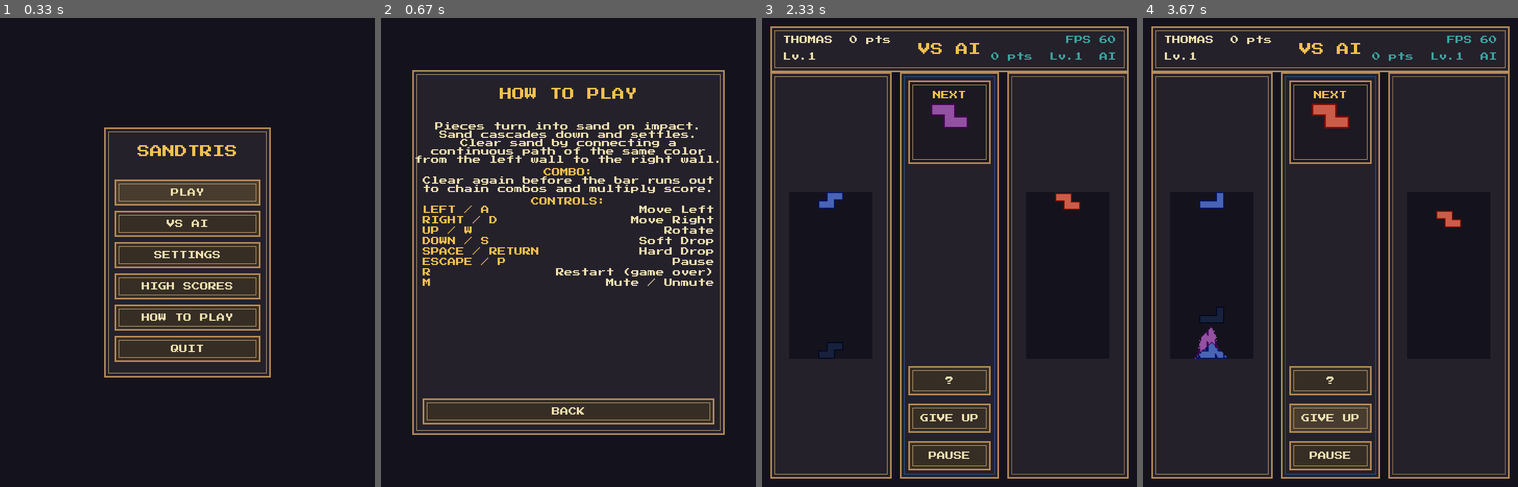
Above: before the commit, frames 1-4 (left to right).
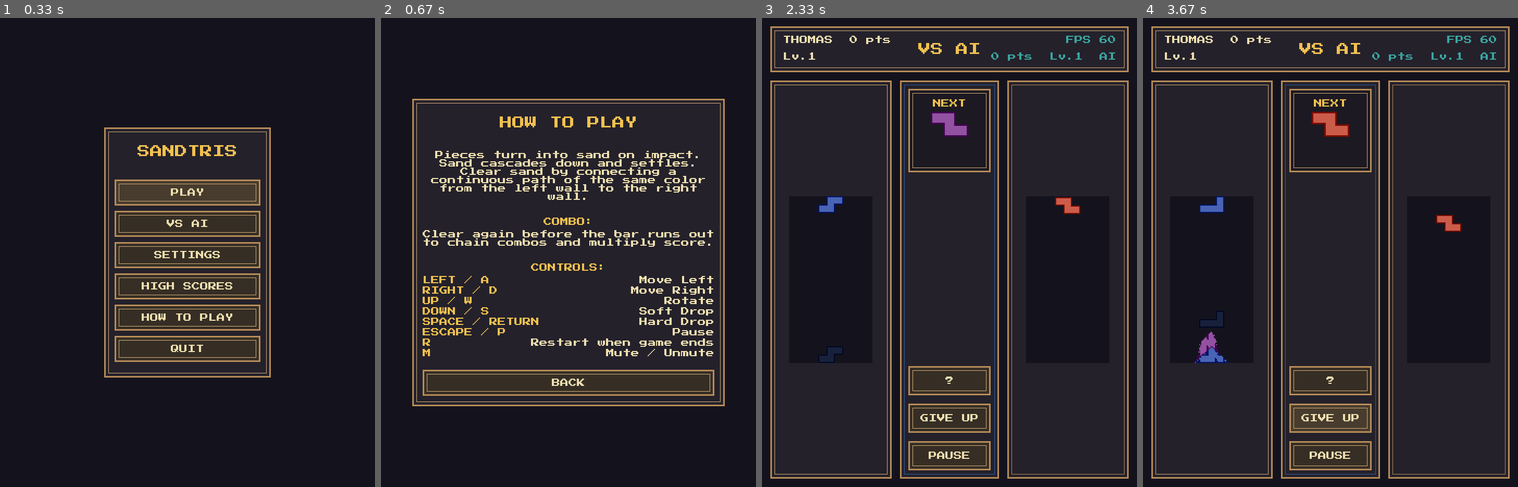
Above: after the commit, the same moments.

Repository: Drewienko/sandtris
Game: pygame game, started from main.py
Two runs of this game, one before a commit and one after it. Both use one fixed random seed, a clock stepped at 60 frames per second and the inputs below.
Inputs (mouse positions are in pixels of both pictures, inside the frame that each line leads up to):
- Up to frame 1 (0.33 s): no input
- Up to frame 2 (0.67 s): click "HOW TO PLAY" at 0.38 s
- Up to frame 3 (2.33 s): hold M 0.67-1.13 s; hold Up 0.67-1.13 s; click (1069, 238) at 1.27 s; click "BACK" at 1.6 s; click "VS AI" at 2.15 s
- Up to frame 4 (3.67 s): tap Enter at 2.43 s; hold M 2.77-3.23 s; hold Up 2.77-3.23 s; tap Space at 3.32 s

Frame 1 is identical in both runs. In frame 2, 14% of the frame differs, in the area x 8-92%, y 11-89%; in frame 3, 2.0%; in frame 4, 2.3%.

Commit message:
fix: float equality checks, np.where → np.nonzero, HTP layout, VS grid gap

Diff:
--- a/sandtris/ai/env.py
+++ b/sandtris/ai/env.py
@@ -47,7 +47,7 @@
             tuple[np.ndarray, int], label(mask, structure=_CONNECTIVITY)
         )
         for lbl in range(1, n + 1):
-            cols = np.where((labeled == lbl).any(axis=0))[0]
+            cols = np.nonzero((labeled == lbl).any(axis=0))[0]
             if len(cols) >= 2:
                 spans[color - 1] = max(
                     spans[color - 1], (cols[-1] - cols[0]) / (w - 1)
@@ -80,12 +80,12 @@
         )
         top_lbl, top_row = 0, data.shape[0]
         for lbl in range(1, n + 1):
-            rows = np.where((labeled == lbl).any(axis=1))[0]
+            rows = np.nonzero((labeled == lbl).any(axis=1))[0]
             if len(rows) and rows[0] < top_row:
                 top_row = rows[0]
                 top_lbl = lbl
         if top_lbl:
-            cols = np.where((labeled == top_lbl).any(axis=0))[0]
+            cols = np.nonzero((labeled == top_lbl).any(axis=0))[0]
             if len(cols) >= 2:
                 best = max(best, (cols[-1] - cols[0]) / (w - 1))
     return best
--- a/sandtris/core/config.py
+++ b/sandtris/core/config.py
@@ -17,6 +17,8 @@
     key_down: tuple[int, ...] = (pygame.K_DOWN, pygame.K_s)
     key_drop: tuple[int, ...] = (pygame.K_SPACE, pygame.K_RETURN)
     key_pause: tuple[int, ...] = (pygame.K_ESCAPE, pygame.K_p)
+    key_restart: tuple[int, ...] = (pygame.K_r,)
+    key_mute: tuple[int, ...] = (pygame.K_m,)
     width: int = field(init=False)
     height: int = field(init=False)
 
--- a/sandtris/core/engine.py
+++ b/sandtris/core/engine.py
@@ -143,12 +143,12 @@
 
         if self.flash_timer_ms > 0:
             self.flash_timer_ms = max(0.0, self.flash_timer_ms - dt_ms)
-            if self.flash_timer_ms == 0.0:
+            if self.flash_timer_ms <= 0.0:
                 self.flash_cells = []
 
         if self.combo_timer_ms > 0:
             self.combo_timer_ms = max(0.0, self.combo_timer_ms - dt_ms)
-            if self.combo_timer_ms == 0.0:
+            if self.combo_timer_ms <= 0.0:
                 self.combo = 1
 
         cleared_pixels, connections = self.grid.check_line_clears()
--- a/sandtris/core/grid.py
+++ b/sandtris/core/grid.py
@@ -52,7 +52,7 @@
                 can_move = remaining & gate & in_bounds & (below[nx_safe] == 0)
                 if not can_move.any():
                     continue
-                srcs = np.where(can_move)[0]
+                srcs = np.nonzero(can_move)[0]
                 tgts = nx_safe[srcs]
                 _, first = np.unique(tgts, return_index=True)
                 srcs, tgts = srcs[first], tgts[first]
--- a/sandtris/core/pieces.py
+++ b/sandtris/core/pieces.py
@@ -71,7 +71,7 @@
         self._update_cell_coords()
 
     def _update_cell_coords(self) -> None:
-        self._cell_rows, self._cell_cols = np.where(self.shape != 0)
+        self._cell_rows, self._cell_cols = np.nonzero(self.shape != 0)
 
     def rotate(self, times: int = 1) -> None:
         self.shape = np.rot90(self.shape, k=-times)
--- a/sandtris/render/how_to_play_screen.py
+++ b/sandtris/render/how_to_play_screen.py
@@ -7,6 +7,23 @@
     UIDimensions,
     draw_panel,
 )
+
+
+def _wrap(font: pygame.font.Font, text: str, max_width: int) -> list[str]:
+    words = text.split()
+    lines: list[str] = []
+    current: list[str] = []
+    for word in words:
+        candidate = " ".join(current + [word])
+        if font.size(candidate)[0] <= max_width:
+            current.append(word)
+        else:
+            if current:
+                lines.append(" ".join(current))
+            current = [word]
+    if current:
+        lines.append(" ".join(current))
+    return lines or [""]
 
 
 class HowToPlayScreen:
@@ -23,15 +40,82 @@
         self.dims = dims or UIDimensions()
         self.back_button = PixelButton("BACK")
 
-    def get_layout(self, surface_rect: pygame.Rect) -> dict[str, pygame.Rect]:
+    def _build_items(
+        self, config: GameConfig, max_text_width: int, line_h: int
+    ) -> tuple[list[tuple], int]:
+        """Return (items, total_content_height). Items are render descriptors."""
+        items: list[tuple] = []
+        h = 0
+
+        for raw in [
+            "Pieces turn into sand on impact.",
+            "Sand cascades down and settles.",
+            "Clear sand by connecting a continuous path of the same color"
+            " from the left wall to the right wall.",
+        ]:
+            for line in _wrap(self.body_font, raw, max_text_width):
+                items.append(("center", line, self.theme.body_text))
+                h += line_h
+
+        items.append(("gap", line_h * 2))
+        h += line_h * 2
+
+        items.append(("center", "COMBO:", self.theme.title_text))
+        h += line_h
+        items.append(("gap", line_h // 2))
+        h += line_h // 2
+
+        for line in _wrap(
+            self.body_font,
+            "Clear again before the bar runs out"
+            " to chain combos and multiply score.",
+            max_text_width,
+        ):
+            items.append(("center", line, self.theme.body_text))
+            h += line_h
+
+        items.append(("gap", line_h * 2))
+        h += line_h * 2
+
+        items.append(("center", "CONTROLS:", self.theme.title_text))
+        h += line_h
+        items.append(("gap", line_h // 2))
+        h += line_h // 2
+
+        controls = [
+            (config.key_left, "Move Left"),
+            (config.key_right, "Move Right"),
+            (config.key_up, "Rotate"),
+            (config.key_down, "Soft Drop"),
+            (config.key_drop, "Hard Drop"),
+            (config.key_pause, "Pause"),
+            (config.key_restart, "Restart when game ends"),
+            (config.key_mute, "Mute / Unmute"),
+        ]
+        for keys, action in controls:
+            keys_str = " / ".join(pygame.key.name(k).upper() for k in keys)
+            items.append(("control", keys_str, action))
+            h += line_h + line_h // 4
+
+        return items, h
+
+    def get_layout(
+        self, surface_rect: pygame.Rect, config: GameConfig
+    ) -> dict[str, pygame.Rect]:
+        margin = self.dims.modal_button_margin
+        btn_h = self.dims.modal_button_height
         panel_width = min(600, surface_rect.width - 40)
-        panel_height = min(700, surface_rect.height - 40)
+        line_h = self.body_font.get_linesize()
+
+        _, content_h = self._build_items(config, panel_width - margin * 2, line_h)
+
+        panel_height = min(
+            100 + content_h + btn_h + margin * 2,
+            surface_rect.height - 40,
+        )
 
         panel = pygame.Rect(0, 0, panel_width, panel_height)
         panel.center = surface_rect.center
-
-        btn_h = self.dims.modal_button_height
-        margin = self.dims.modal_button_margin
 
         return {
             "panel": panel,
@@ -44,9 +128,12 @@
         }
 
     def back_button_contains(
-        self, surface_rect: pygame.Rect, pos: tuple[int, int]
+        self,
+        surface_rect: pygame.Rect,
+        pos: tuple[int, int],
+        config: GameConfig,
     ) -> bool:
-        return self.get_layout(surface_rect)["back"].collidepoint(pos)
+        return self.get_layout(surface_rect, config)["back"].collidepoint(pos)
 
     def draw(
         self,
@@ -57,8 +144,11 @@
     ) -> None:
         surface.fill(self.theme.screen_bg)
 
-        layout = self.get_layout(surface.get_rect())
+        margin = self.dims.modal_button_margin
+        line_h = self.body_font.get_linesize()
+        layout = self.get_layout(surface.get_rect(), config)
         panel = layout["panel"]
+        max_text_width = panel.width - margin * 2
 
         draw_panel(
             surface,
@@ -68,82 +158,40 @@
             self.theme.panel_border_bright,
         )
 
-        title = self.title_font.render(
-            "HOW TO PLAY", True, self.theme.title_text
-        )
-        title_rect = title.get_rect(center=(panel.centerx, panel.top + 46))
-        surface.blit(title, title_rect)
-
-        instructions = [
-            "Pieces turn into sand on impact.",
-            "Sand cascades down and settles.",
-            "Clear sand by connecting a",
-            "continuous path of the same color",
-            "from the left wall to the right wall.",
-        ]
-
-        line_h = self.body_font.get_linesize()
+        title = self.title_font.render("HOW TO PLAY", True, self.theme.title_text)
+        surface.blit(title, title.get_rect(center=(panel.centerx, panel.top + 46)))
+
+        items, _ = self._build_items(config, max_text_width, line_h)
         y = panel.top + 100
-        for line in instructions:
-            text = self.body_font.render(line, True, self.theme.body_text)
-            surface.blit(text, text.get_rect(centerx=panel.centerx, top=y))
-            y += line_h
-
-        y += line_h // 2
-        combo_label = self.body_font.render(
-            "COMBO:", True, self.theme.title_text
-        )
-        surface.blit(combo_label, combo_label.get_rect(centerx=panel.centerx, top=y))
-        y += line_h
-
-        combo_lines = [
-            "Clear again before the bar runs out",
-            "to chain combos and multiply score.",
-        ]
-        for line in combo_lines:
-            text = self.body_font.render(line, True, self.theme.body_text)
-            surface.blit(text, text.get_rect(centerx=panel.centerx, top=y))
-            y += line_h
-
-        y += line_h // 2
-        controls_label = self.body_font.render(
-            "CONTROLS:", True, self.theme.title_text
-        )
-        surface.blit(
-            controls_label,
-            controls_label.get_rect(centerx=panel.centerx, top=y),
-        )
-        y += line_h
-
-        controls = [
-            (config.key_left, "Move Left"),
-            (config.key_right, "Move Right"),
-            (config.key_up, "Rotate"),
-            (config.key_down, "Soft Drop"),
-            (config.key_drop, "Hard Drop"),
-            (config.key_pause, "Pause"),
-            ((pygame.K_r,), "Restart (game over)"),
-            ((pygame.K_m,), "Mute / Unmute"),
-        ]
-
-        margin = self.dims.modal_button_margin
-        for keys, action in controls:
-            keys_str = " / ".join(pygame.key.name(k).upper() for k in keys)
-            keys_surf = self.body_font.render(
-                keys_str, True, self.theme.title_text
-            )
-            action_surf = self.body_font.render(
-                action, True, self.theme.body_text
-            )
-            surface.blit(
-                keys_surf,
-                keys_surf.get_rect(left=panel.left + margin, top=y),
-            )
-            surface.blit(
-                action_surf,
-                action_surf.get_rect(right=panel.right - margin, top=y),
-            )
-            y += line_h + line_h // 4
+
+        for item in items:
+            kind = item[0]
+            if kind == "gap":
+                y += item[1]
+            elif kind == "center":
+                surf = self.body_font.render(item[1], True, item[2])
+                surface.blit(surf, surf.get_rect(centerx=panel.centerx, top=y))
+                y += line_h
+            elif kind == "control":
+                keys_surf = self.body_font.render(
+                    item[1], True, self.theme.title_text
+                )
+                action_surf = self.body_font.render(
+                    item[2], True, self.theme.body_text
+                )
+                action_x = panel.right - margin - action_surf.get_width()
+                keys_right = panel.left + margin + keys_surf.get_width()
+                if action_x < keys_right + line_h:
+                    action_x = keys_right + line_h
+                surface.blit(
+                    keys_surf,
+                    keys_surf.get_rect(left=panel.left + margin, top=y),
+                )
+                surface.blit(
+                    action_surf,
+                    action_surf.get_rect(left=action_x, top=y),
+                )
+                y += line_h + line_h // 4
 
         hov_back = layout["back"].collidepoint(mouse_pos)
         self.back_button.draw(
--- a/sandtris/render/vs_screen.py
+++ b/sandtris/render/vs_screen.py
@@ -42,7 +42,7 @@
         hud_h = self.dims.hud_height
         btn_h = self.dims.button_height
         center_w = self.dims.side_min_width
-        content_top = hud_h + g
+        content_top = m + hud_h + g
         content_h = surface_rect.height - content_top - m
         board_w = (surface_rect.width - m * 2 - center_w - g * 2) // 2
 
--- a/sandtris/runners/pygame_runner.py
+++ b/sandtris/runners/pygame_runner.py
@@ -317,7 +317,7 @@
                         event.size, pygame.RESIZABLE
                     )
 
-            if event.type == pygame.KEYDOWN and event.key == pygame.K_m:
+            if event.type == pygame.KEYDOWN and event.key in self.config.key_mute:
                 if self.sound:
                     self.sound.set_muted(not self.sound._muted)
 
@@ -524,16 +524,17 @@
             elif event.key in self.config.key_up:
                 self.menu_focus = (self.menu_focus - 1) % 6
                 self.event_bus.emit("menu_nav")
-            elif event.key in self.config.key_left:
+            elif event.key in self.config.key_drop:
                 if self.menu_focus == 1:
                     themes = list(THEME_PRESETS.keys())
-                    self._apply_theme(themes[(themes.index(self.theme_name) - 1) % len(themes)])
+                    self._apply_theme(themes[(themes.index(self.theme_name) + 1) % len(themes)])
                     self.event_bus.emit("menu_nav")
                 elif self.menu_focus == 2:
                     palettes = list(SAND_PALETTE_PRESETS.keys())
-                    self._apply_sand_palette(palettes[(palettes.index(self.sand_palette_name) - 1) % len(palettes)])
+                    self._apply_sand_palette(palettes[(palettes.index(self.sand_palette_name) + 1) % len(palettes)])
                     self.event_bus.emit("menu_nav")
-                elif self.menu_focus == 3:
+            elif event.key in self.config.key_left:
+                if self.menu_focus == 3:
                     self.music_volume = max(0.0, round(self.music_volume - 0.05, 2))
                     if self.sound:
                         self.sound.set_music_volume(self.music_volume)
@@ -545,15 +546,7 @@
                         self.sound.preview_volume()
                     self.event_bus.emit("menu_nav")
             elif event.key in self.config.key_right:
-                if self.menu_focus == 1:
-                    themes = list(THEME_PRESETS.keys())
-                    self._apply_theme(themes[(themes.index(self.theme_name) + 1) % len(themes)])
-                    self.event_bus.emit("menu_nav")
-                elif self.menu_focus == 2:
-                    palettes = list(SAND_PALETTE_PRESETS.keys())
-                    self._apply_sand_palette(palettes[(palettes.index(self.sand_palette_name) + 1) % len(palettes)])
-                    self.event_bus.emit("menu_nav")
-                elif self.menu_focus == 3:
+                if self.menu_focus == 3:
                     self.music_volume = min(1.0, round(self.music_volume + 0.05, 2))
                     if self.sound:
                         self.sound.set_music_volume(self.music_volume)
@@ -779,7 +772,7 @@
             assert self.screen is not None
             screen_rect = self.screen.get_rect()
             if self.how_to_play_view.back_button_contains(
-                screen_rect, event.pos
+                screen_rect, event.pos, self.config
             ):
                 self.state = self.previous_state
 
@@ -1001,7 +994,7 @@
             if self.engine.game_over:
                 if self._game_over_input_cooldown_ms > 0:
                     return
-                if event.key == pygame.K_r:
+                if event.key in self.config.key_restart:
                     self._restart_game()
                     return
                 if event.key in self.config.key_down or event.key in self.config.key_right:
